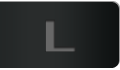
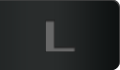
Comparing the layer stacks of the two 120px x 70px images. Changes:
painted on "Layer 0" over (0, 0, 119, 70)
removed layer "Layer 1" over (0, 1, 120, 67)
added layer "Layer 4" above "Layer 2" over (0, 0, 120, 69)
